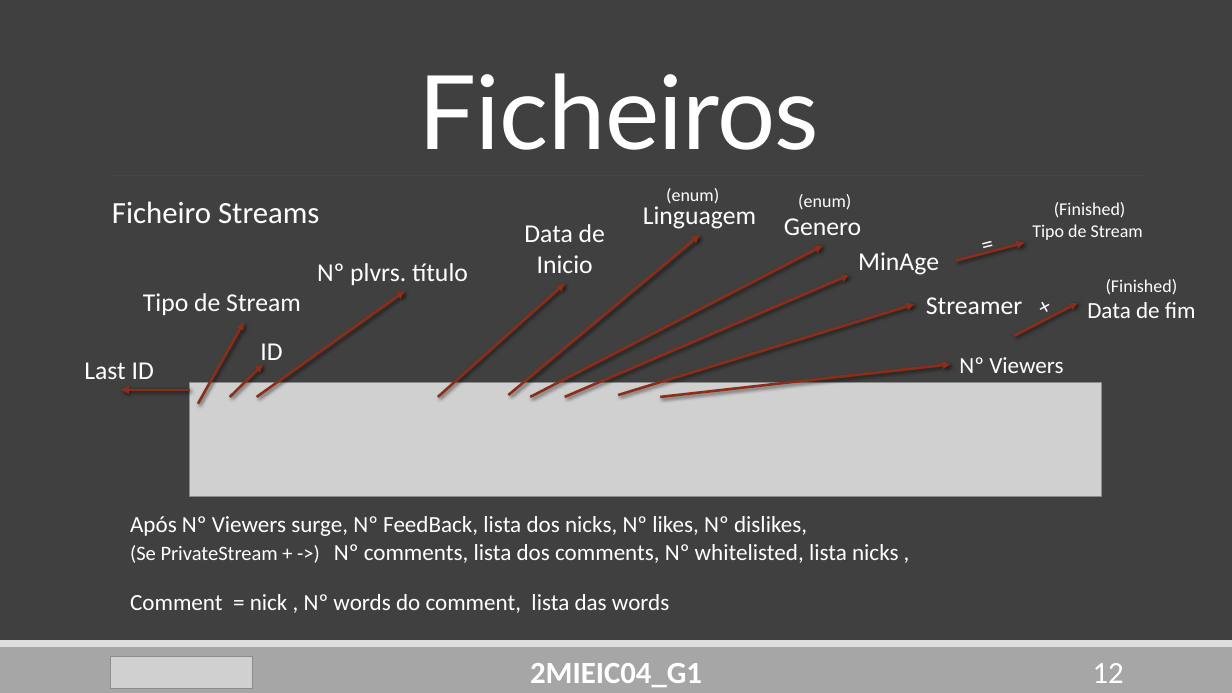
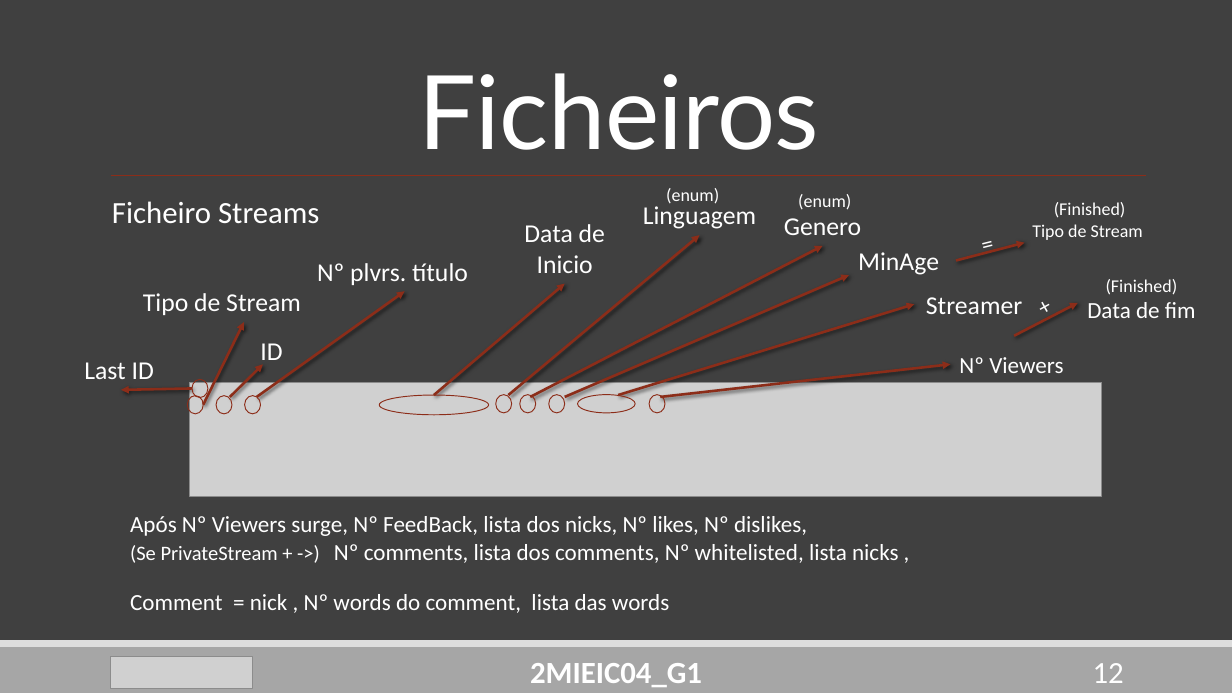
Before and after one commit to DoStini/FEUP-AEDA-proj, a slide deck: slide 12 of StreamZ_Apresentation4.pptx. Drawn at 1232x693 pixels with LibreOffice and Linux fonts; fonts in the diff are those of the drawing; grey boxes stand for pictures. Boxes give left, top, right and bottom in pixels: in the first picture for what was removed or moved away, otherwise in the second. Text is boxed around its words. In the diff, an @@ line names an element or a change of style, - is before the commit and + after.

```diff
--- a/StreamZ_Apresentation4.pptx
+++ b/StreamZ_Apresentation4.pptx
@@ arrow moved from (438, 397) - (565, 284) to (434, 396) - (565, 284) @@
@@ arrow moved from (198, 404) - (244, 323) to (203, 405) - (244, 323) @@
@@ ellipse added at (192, 380, 208, 398), outline #8C2D19 0.75 pt @@
@@ ellipse added at (188, 396, 203, 414), outline #8C2D19 0.75 pt @@
@@ ellipse added at (216, 396, 232, 414), outline #8C2D19 0.75 pt @@
@@ ellipse added at (245, 396, 261, 414), outline #8C2D19 0.75 pt @@
@@ ellipse added at (379, 396, 488, 415), outline #8C2D19 0.75 pt @@
@@ ellipse added at (496, 395, 512, 413), outline #8C2D19 0.75 pt @@
@@ ellipse added at (520, 395, 536, 413), outline #8C2D19 0.75 pt @@
@@ ellipse added at (549, 395, 565, 413), outline #8C2D19 0.75 pt @@
@@ ellipse added at (578, 395, 635, 413), outline #8C2D19 0.75 pt @@
@@ ellipse added at (650, 395, 665, 413), outline #8C2D19 0.75 pt @@
```
Also in this commit, not shown: 2 other slides changed.
